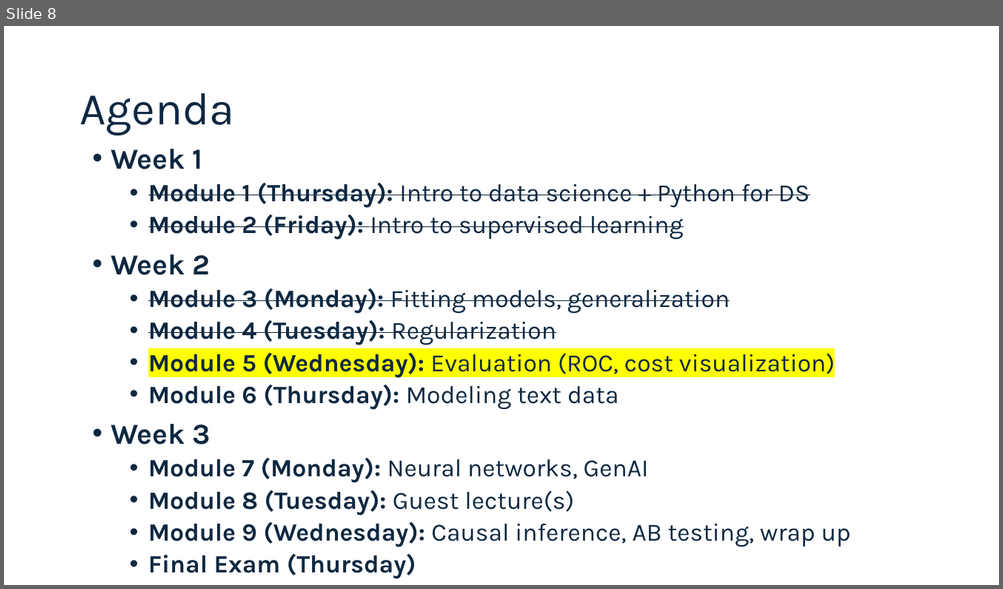
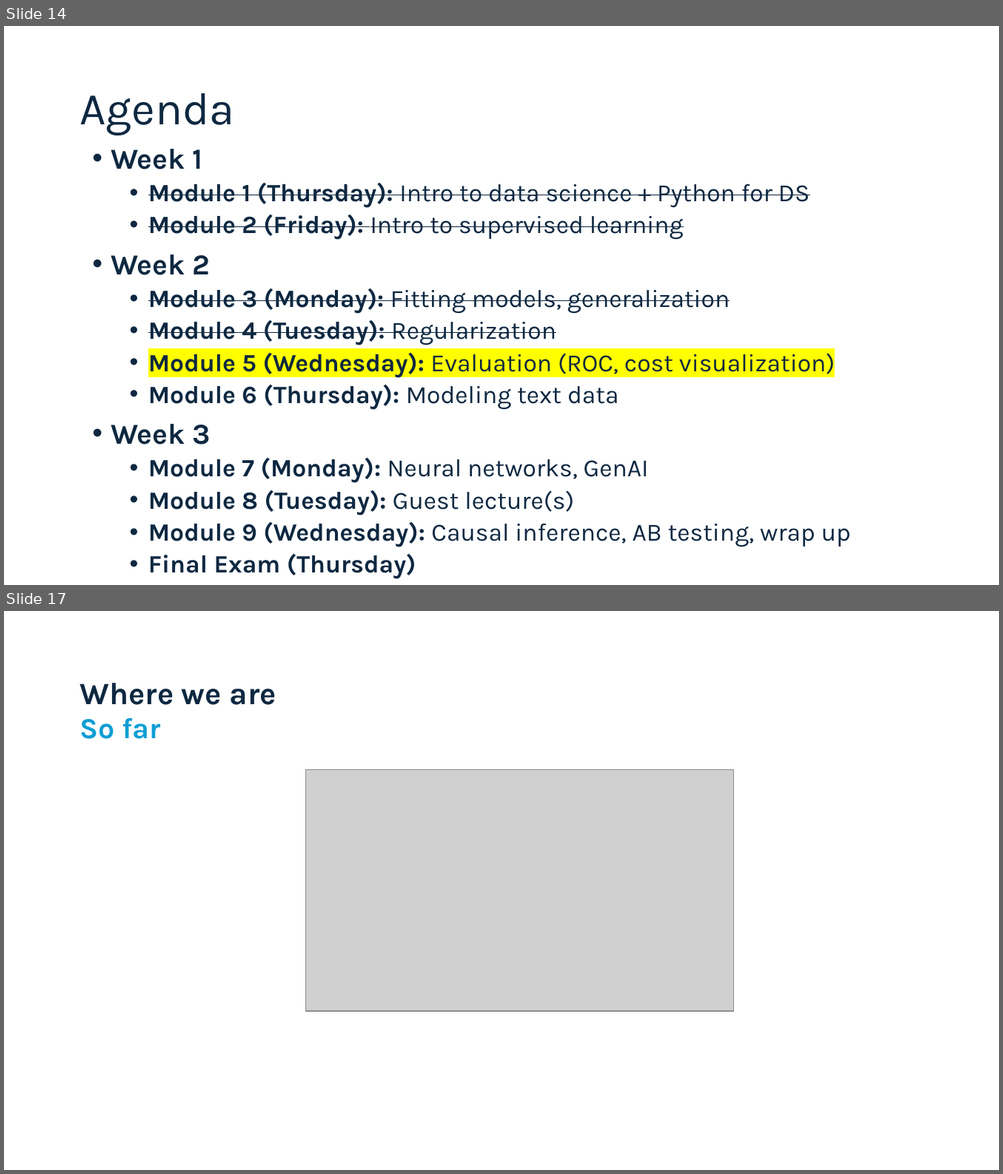
Before and after one commit to connordouglas10/DS-Tech-2025January, a slide deck: Modules/Module5/Slides 5.pptx. Shown one above the other, each under a label of ours: slide 8 before the commit, slides 14 and 17 after it; the slides between them are not shown. The pictures are 1003x589 and 1003x1174 pixels, drawn with LibreOffice and Linux fonts; fonts in the diff are those of the drawing; grey boxes stand for pictures. Boxes give left, top, right and bottom in pixels: in the first picture for what was removed or moved away, otherwise in the second. Text is boxed around its words. In the diff, an @@ line names an element or a change of style, - is before the commit and + after.

```diff
--- a/Modules/Module5/Slides 5.pptx
+++ b/Modules/Module5/Slides 5.pptx
@@ slide 17 added at bbox=[4, 611, 999, 1170], background #FFFFFF @@
@@ title added at bbox=[79, 683, 276, 705], 30 pt, text #0E2841, bold @@
+Where we are
@@ text added at bbox=[79, 718, 161, 739], 28 pt, text #0F9ED5, bold @@
+So far
@@ picture added at bbox=[305, 770, 733, 1011] @@
@@ what was slide 8 is now slide 14 @@
```
Also in this commit, not shown: 2 slides changed, 12 other slides added, 3 slides removed, 2 other files.
